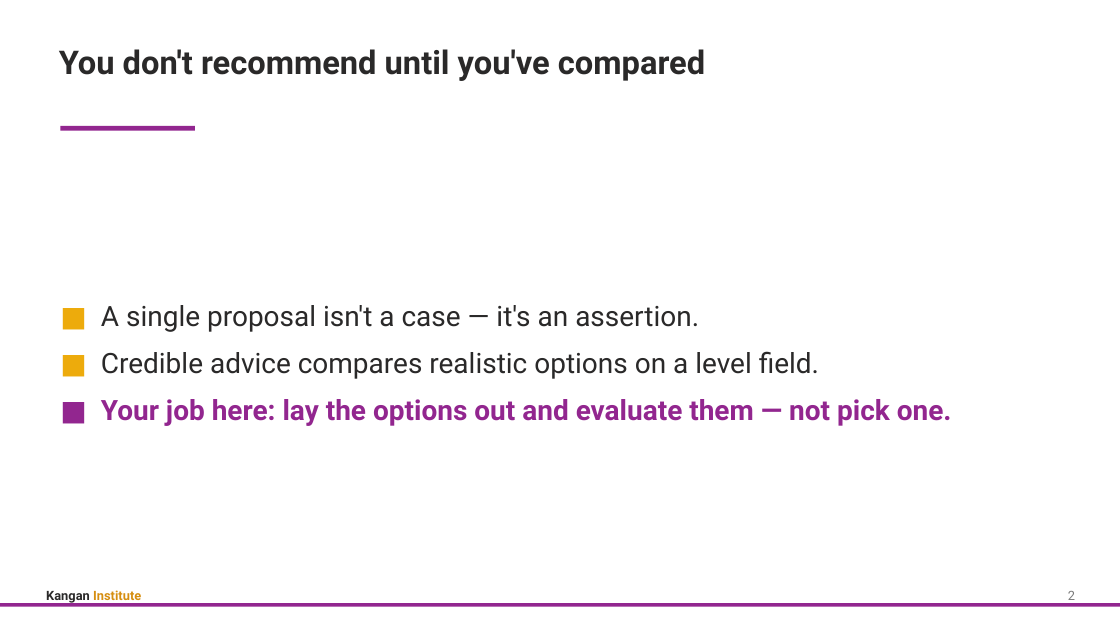
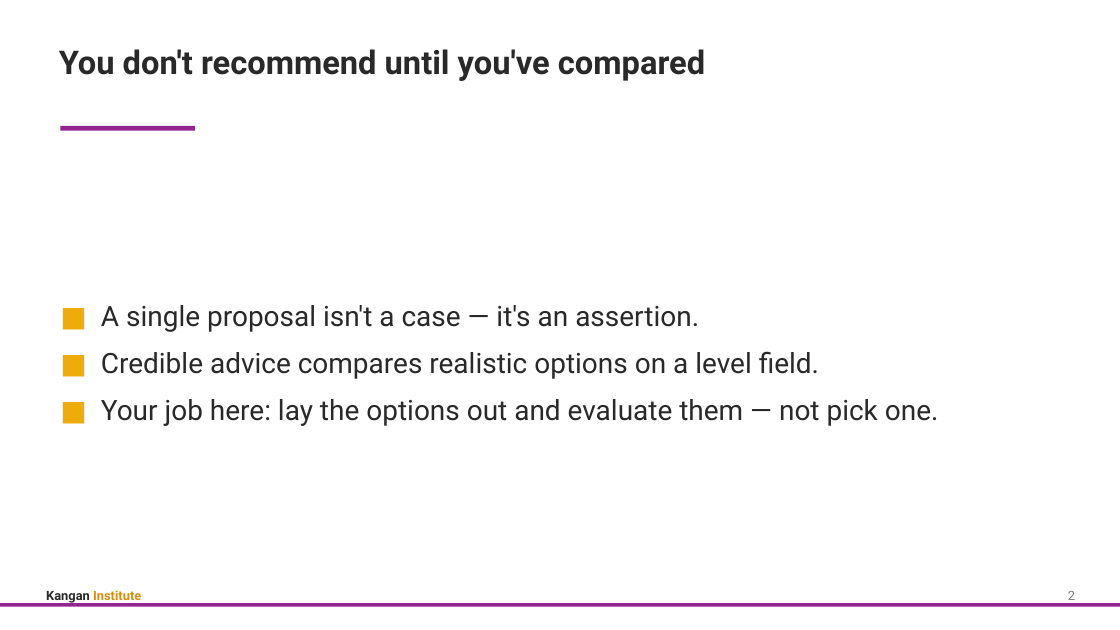
Before and after one commit to Digital-Initiatives-Kangan-Institute/diploma-cloud-cyber-content-s1, a slide deck: slide 4 of S1-CL1-Cloud-Design-Build/delivery/topic_03/Topic_03_Slides.pptx. Drawn at 1120x630 pixels with LibreOffice and Linux fonts; fonts in the diff are those of the drawing. Boxes give left, top, right and bottom in pixels: in the first picture for what was removed or moved away, otherwise in the second. Text is boxed around its words. In the diff, an @@ line names an element or a change of style, - is before the commit and + after.

```diff
--- a/S1-CL1-Cloud-Design-Build/delivery/topic_03/Topic_03_Slides.pptx
+++ b/S1-CL1-Cloud-Design-Build/delivery/topic_03/Topic_03_Slides.pptx
@@ text at <box>101,399,939,426</box>: text colour #92268F to #EDAB0C in "■"; text colour #92268F to #2A2929, bold off in "Your job here: lay the options out ..." @@
```
Also in this commit, not shown: 15 other slides changed, 59 other files.
